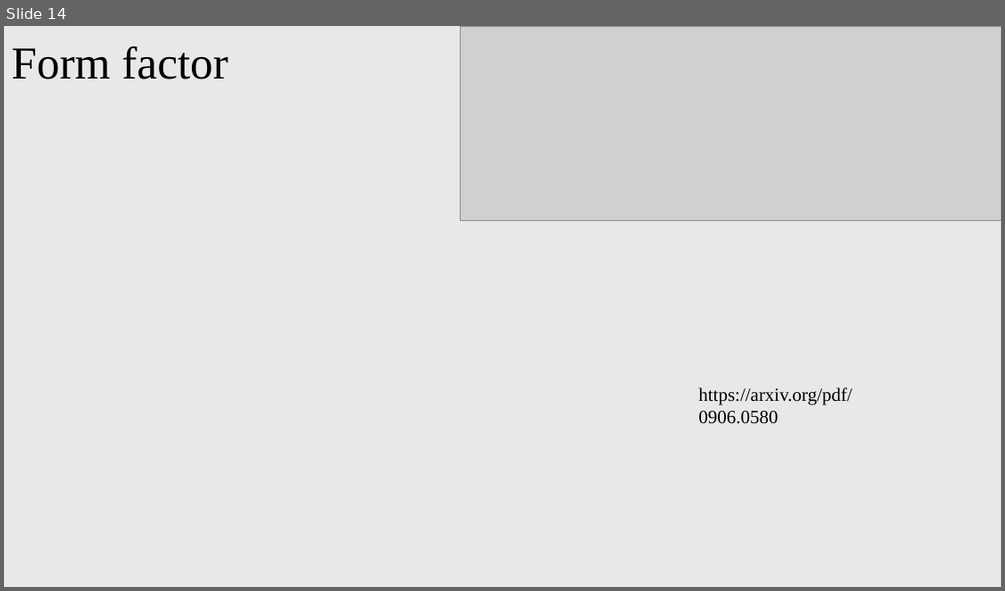
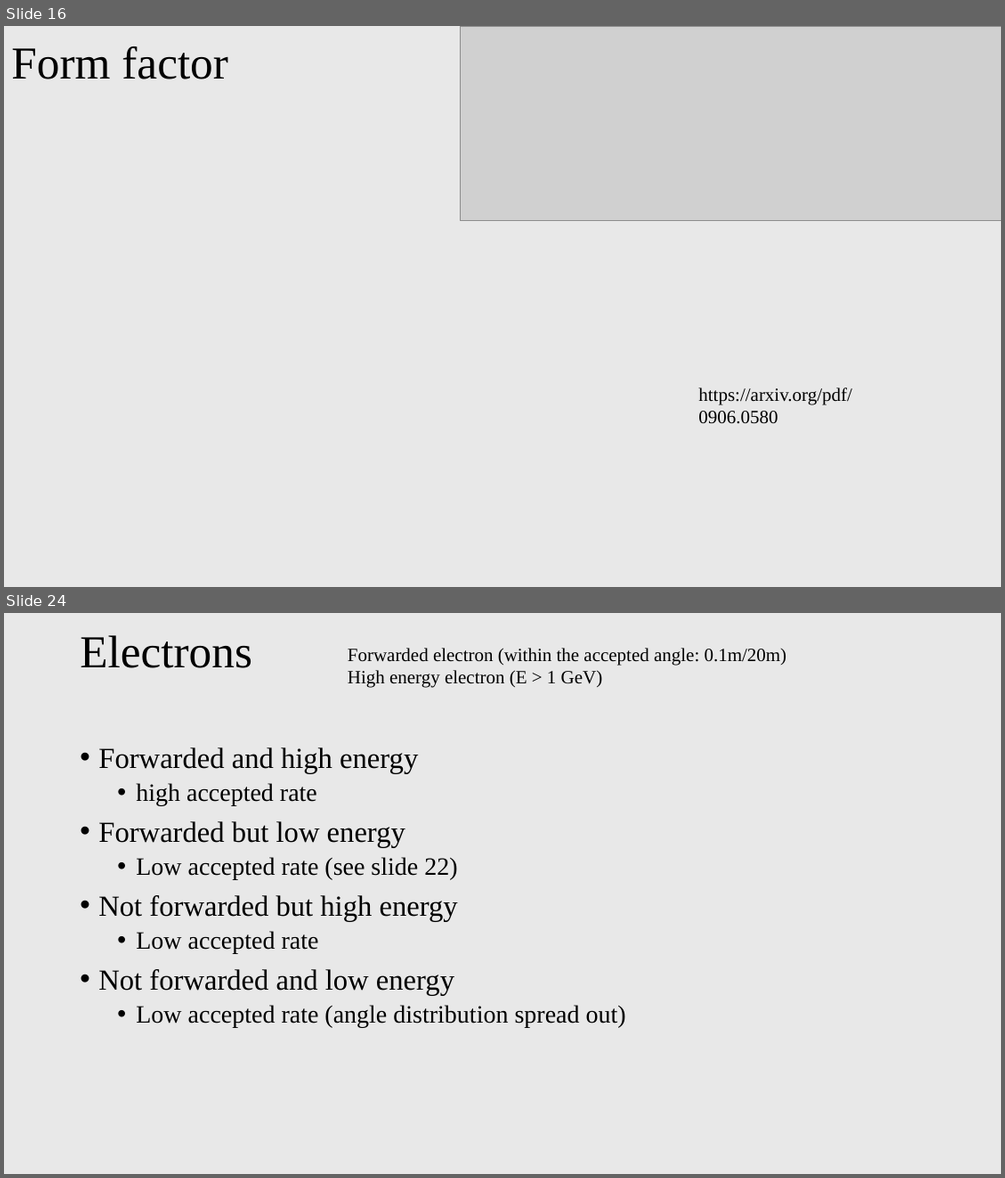
Before and after one commit to PeiranLi001/mCP_BDX, a slide deck: presentation/mCP_BDX.pptx. Shown one above the other, each under a label of ours: slide 14 before the commit, slides 16 and 24 after it; the slides between them are not shown. The pictures are 1005x591 and 1005x1178 pixels, drawn with LibreOffice and Linux fonts; fonts in the diff are those of the drawing; grey boxes stand for pictures. Boxes give left, top, right and bottom in pixels: in the first picture for what was removed or moved away, otherwise in the second. Text is boxed around its words. In the diff, an @@ line names an element or a change of style, - is before the commit and + after.

```diff
--- a/presentation/mCP_BDX.pptx
+++ b/presentation/mCP_BDX.pptx
@@ slide 24 added at [4, 613, 1001, 1174], background #E8E8E8 @@
@@ title added at [80, 635, 252, 668], 44 pt, text #000000 @@
+Electrons
@@ text added at [348, 648, 787, 688], 18 pt, text #000000 @@
+Forwarded electron (within the accepted angle: 0.1m/20m)
+High energy electron (E > 1 GeV)
@@ text added at [98, 747, 626, 1027], 24 pt, text #000000 @@
+• Forwarded and high energy
+  • high accepted rate
+• Forwarded but low energy
+  • Low accepted rate (see slide 22)
+• Not forwarded but high energy
+  • Low accepted rate
+• Not forwarded and low energy
+  • Low accepted rate (angle distribution spread out)
@@ what was slide 14 is now slide 16 @@
```
Also in this commit, not shown: 4 slides changed, 13 other slides added, 5 other files.
